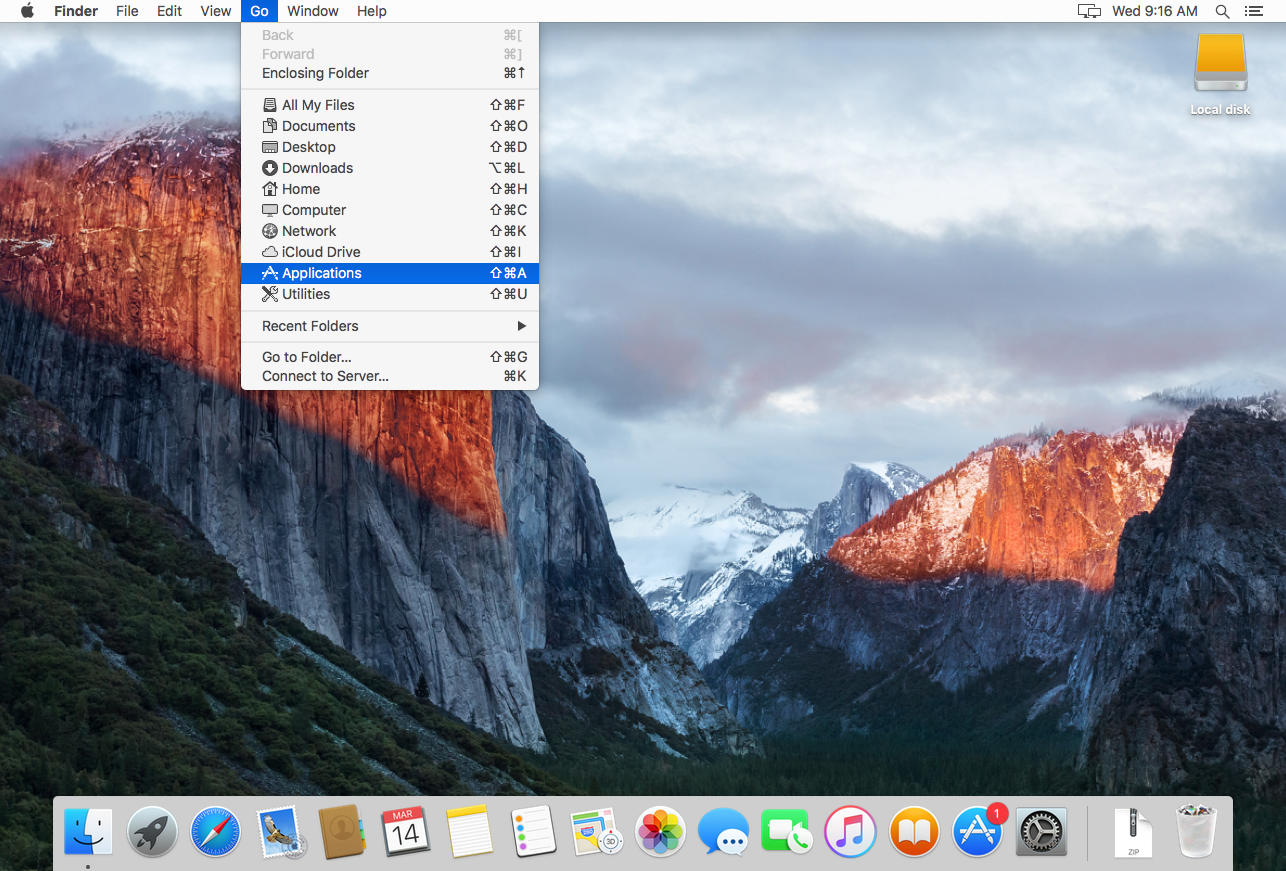
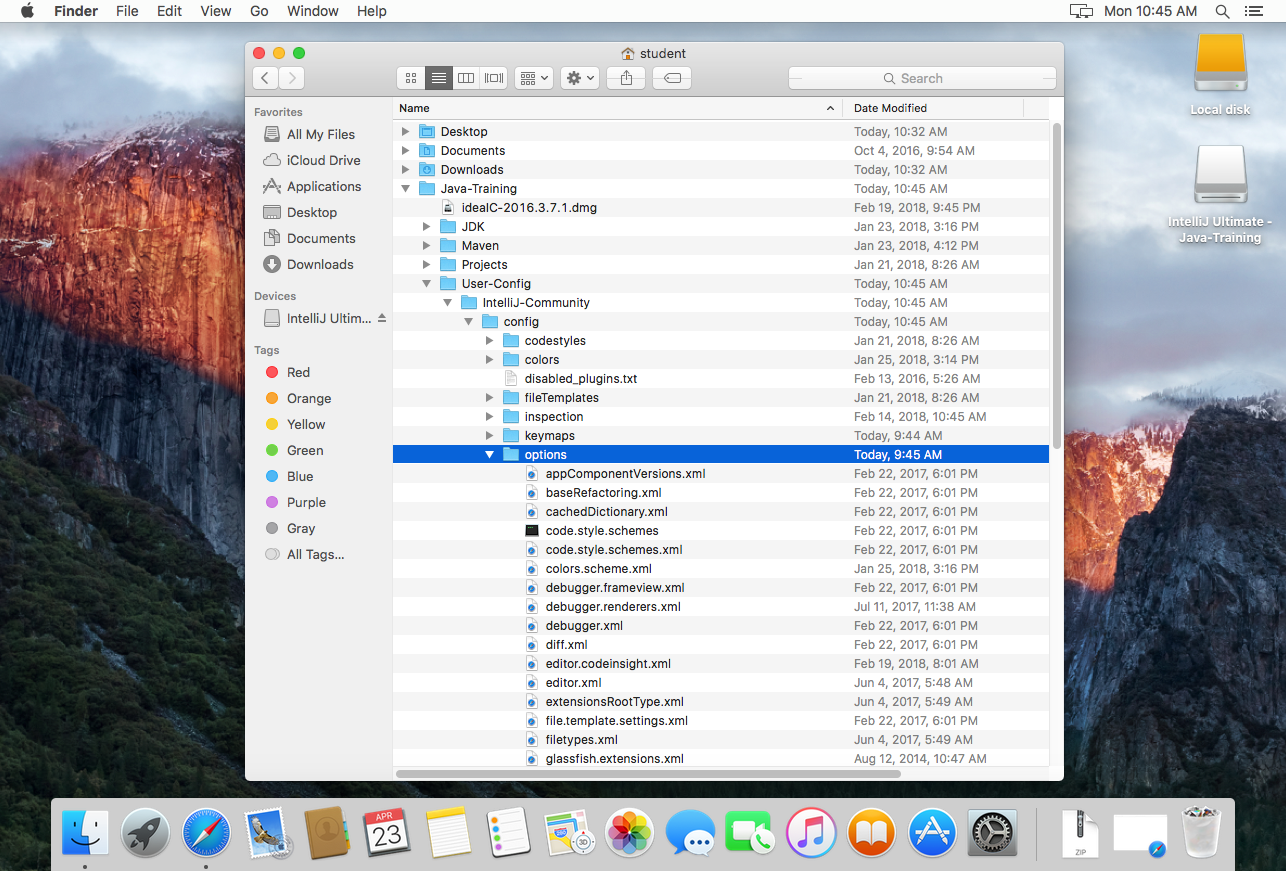
Layer changes from the first 1286x871 image to the second:
renamed "Layer 1" to "Layer 2", painted on it over [50, 0, 1276, 871]
